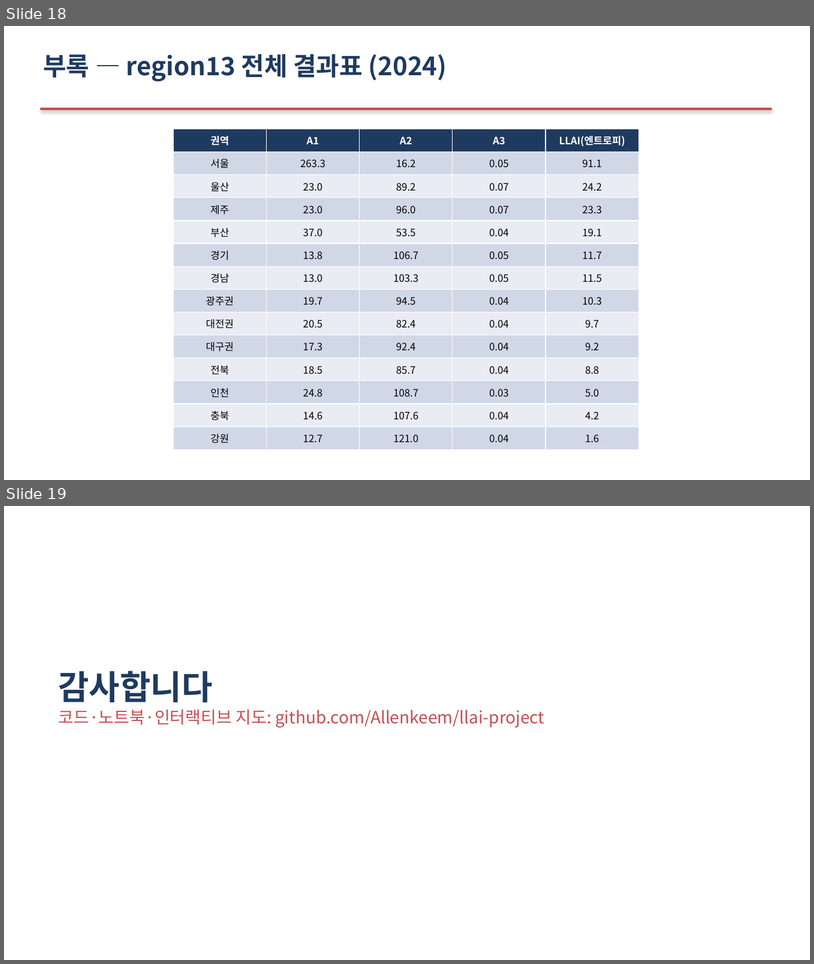
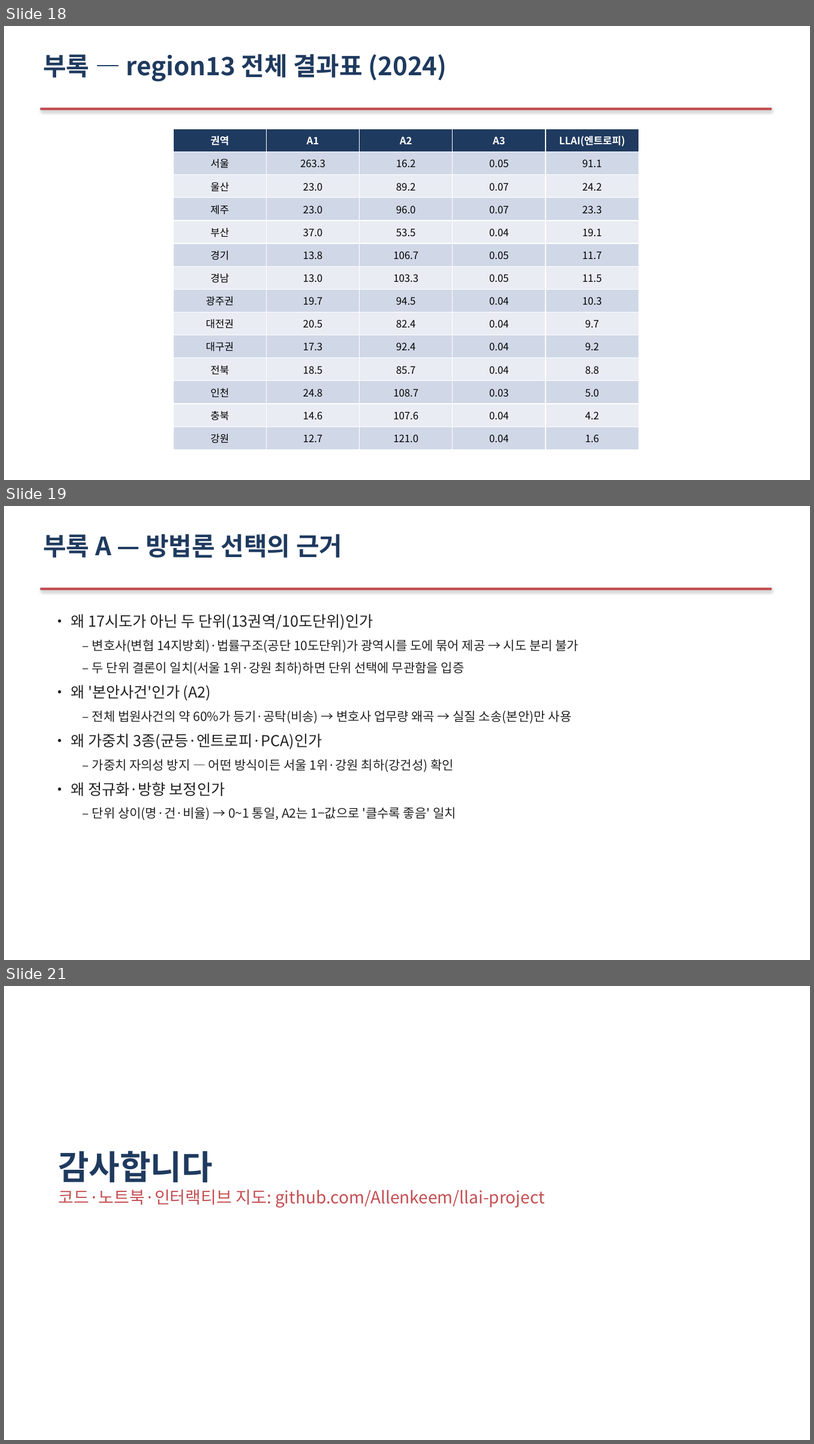
Before and after one commit to Allenkeem/llai-project, a slide deck: reports/발표자료.pptx. Shown one above the other, each under a label of ours: slides 18 and 19 before the commit, slides 18, 19 and 21 after it; the slides between them are not shown. The pictures are 814x964 and 814x1444 pixels, drawn with LibreOffice and Linux fonts; fonts in the diff are those of the drawing. Boxes give left, top, right and bottom in pixels: in the first picture for what was removed or moved away, otherwise in the second. Text is boxed around its words. In the diff, an @@ line names an element or a change of style, - is before the commit and + after.

```diff
--- a/reports/발표자료.pptx
+++ b/reports/발표자료.pptx
@@ slide 19 added at (4, 506, 810, 960), background #FFFFFF @@
@@ text added at (43, 534, 342, 558), 30 pt, text #1F3A5F, bold @@
+부록 A — 방법론 선택의 근거
@@ rectangle added at (40, 588, 772, 590), fill #C44E52 @@
@@ text added at (71, 614, 579, 820), 15 pt, text #222222 @@
+• 왜 17시도가 아닌 두 단위(13권역/10도단위)인가
+  – 변호사(변협 14지방회)·법률구조(공단 10도단위)가 광역시를 도에 묶어 제공 → 시도 분리 불가
+  – 두 단위 결론이 일치(서울 1위·강원 최하)하면 단위 선택에 무관함을 입증
+• 왜 '본안사건'인가 (A2)
+  – 전체 법원사건의 약 60%가 등기·공탁(비송) → 변호사 업무량 왜곡 → 실질 소송(본안)만 사용
+• 왜 가중치 3종(균등·엔트로피·PCA)인가
+  – 가중치 자의성 방지 — 어떤 방식이든 서울 1위·강원 최하(강건성) 확인
+• 왜 정규화·방향 보정인가
+  – 단위 상이(명·건·비율) → 0~1 통일, A2는 1−값으로 '클수록 좋음' 일치
@@ what was slide 19 is now slide 21 @@
```
Also in this commit, not shown: 1 other slide added.
